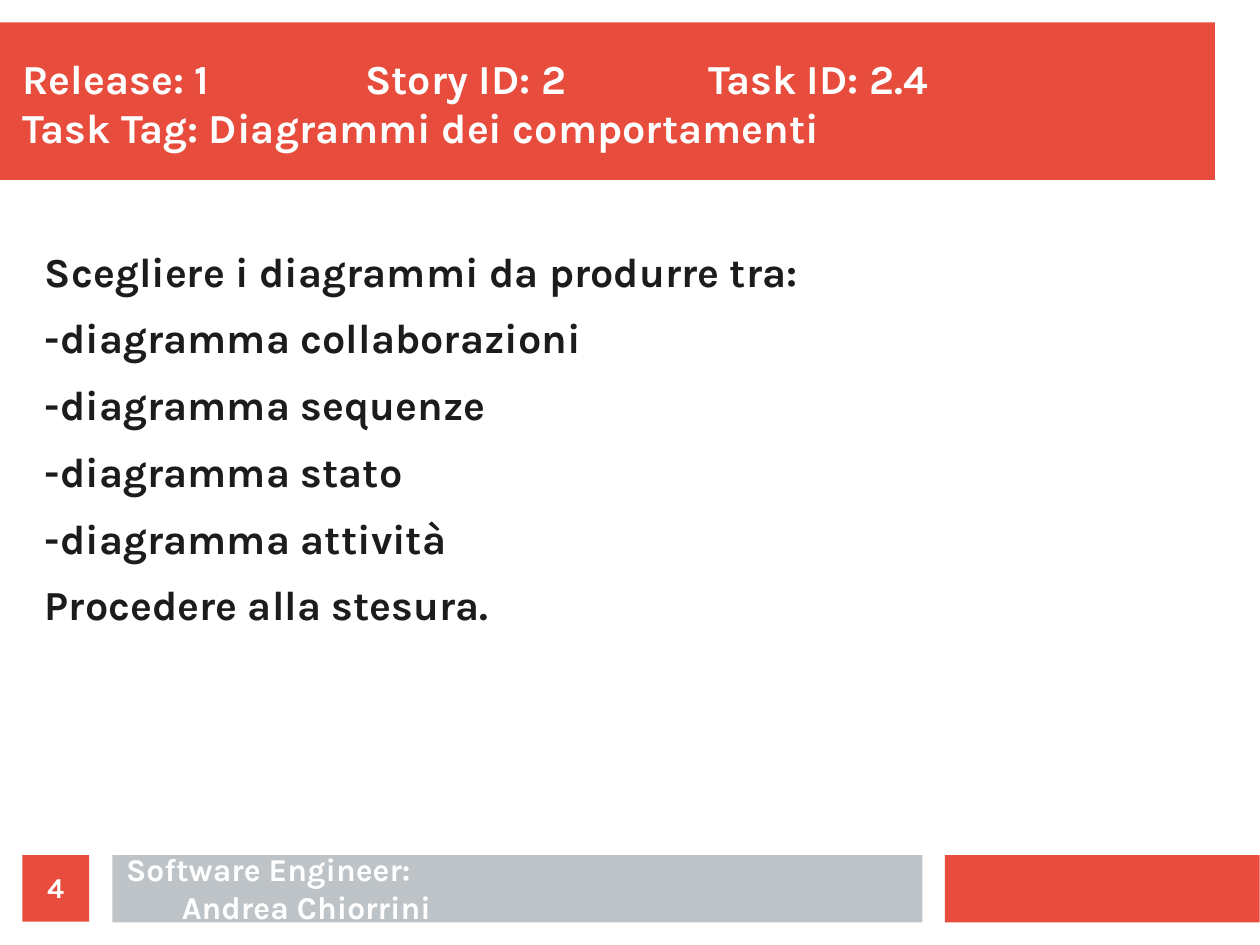
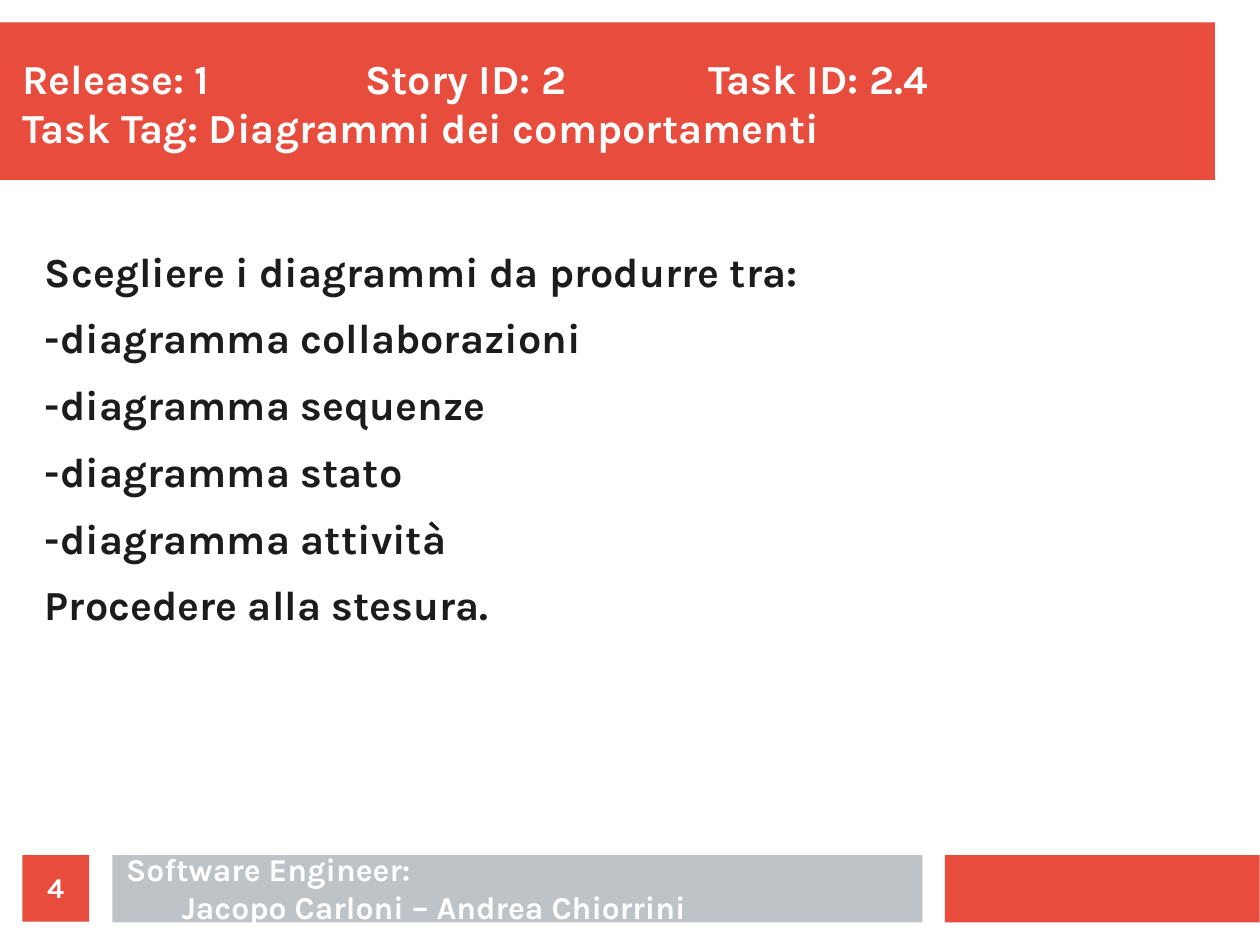
Before and after one commit to ecorradini/ProgettoIDS, a slide deck: slide 4 of AnalisiRequisiti/Task/UT2/TaskGestioneMappeClient.ppt. Drawn at 1260x945 pixels with LibreOffice and Linux fonts; fonts in the diff are those of the drawing. Boxes give left, top, right and bottom in pixels: in the first picture for what was removed or moved away, otherwise in the second. Text is boxed around its words. In the diff, an @@ line names an element or a change of style, - is before the commit and + after.

Commit message:
task gestutclient

```diff
--- a/AnalisiRequisiti/Task/UT2/TaskGestioneMappeClient.ppt
+++ b/AnalisiRequisiti/Task/UT2/TaskGestioneMappeClient.ppt
@@ text at bbox=[126, 853, 686, 926]: text changed @@
-Software Engineer:
-Andrea Chiorrini
+Software Engineer:
+Jacopo Carloni – Andrea Chiorrini
```
Also in this commit, not shown: 1 other slide changed.
